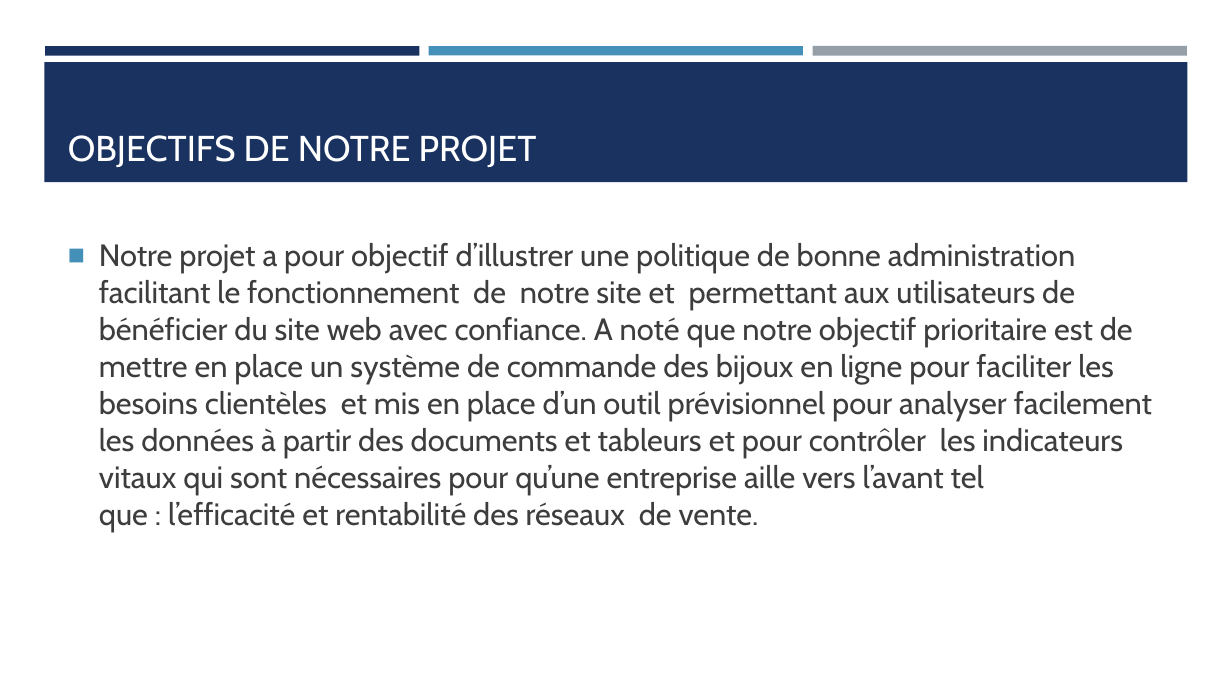
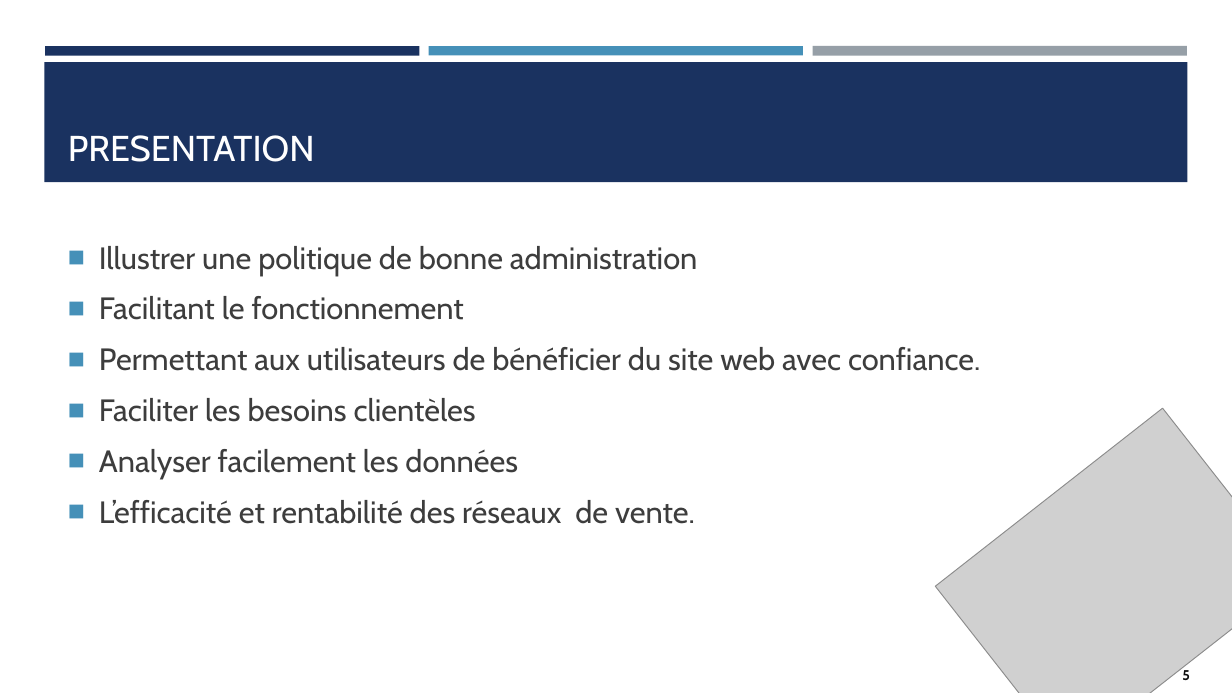
Before and after one commit to saklyayoub/bonchoix.net, a slide deck: slide 5 of global/Présentation.pptx. Drawn at 1232x693 pixels with LibreOffice and Linux fonts; fonts in the diff are those of the drawing; grey boxes stand for pictures. Boxes give left, top, right and bottom in pixels: in the first picture for what was removed or moved away, otherwise in the second. Text is boxed around its words. In the diff, an @@ line names an element or a change of style, - is before the commit and + after.

```diff
--- a/global/Présentation.pptx
+++ b/global/Présentation.pptx
@@ title at (68,135,315,162): text changed @@
-OBJECTIFS DE NOTRE PROJET
+PRESENTATION
@@ text at (99,246,980,524): text changed @@
-■ Notre projet a pour objectif d’illustrer une politique de bonne administration facilitant le fonctionnement de notre site et permettant aux utilisateurs de bénéficier du site web avec confiance. A noté que notre objectif prioritaire est de mettre en place un système de commande des bijoux en ligne pour faciliter les besoins clientèles et mis en place d’un outil prévisionnel pour analyser facilement les données à partir des documents et tableurs et pour contrôler les indicateurs vitaux qui sont nécessaires pour qu’une entreprise aille vers l’avant tel que : l’efficacité et rentabilité des réseaux de vente.
+■ Illustrer une politique de bonne administration
+■ Facilitant le fonctionnement
+■ Permettant aux utilisateurs de bénéficier du site web avec confiance.
+■ Faciliter les besoins clientèles
+■ Analyser facilement les données
+■ L’efficacité et rentabilité des réseaux de vente.
@@ picture added at (935,408,1232,693) @@
@@ text added at (1182,670,1190,680), 11 pt, text #0D0D0D, bold @@
+5
```
Also in this commit, not shown: 11 other slides changed, 3 slides added, 11 slides removed.
